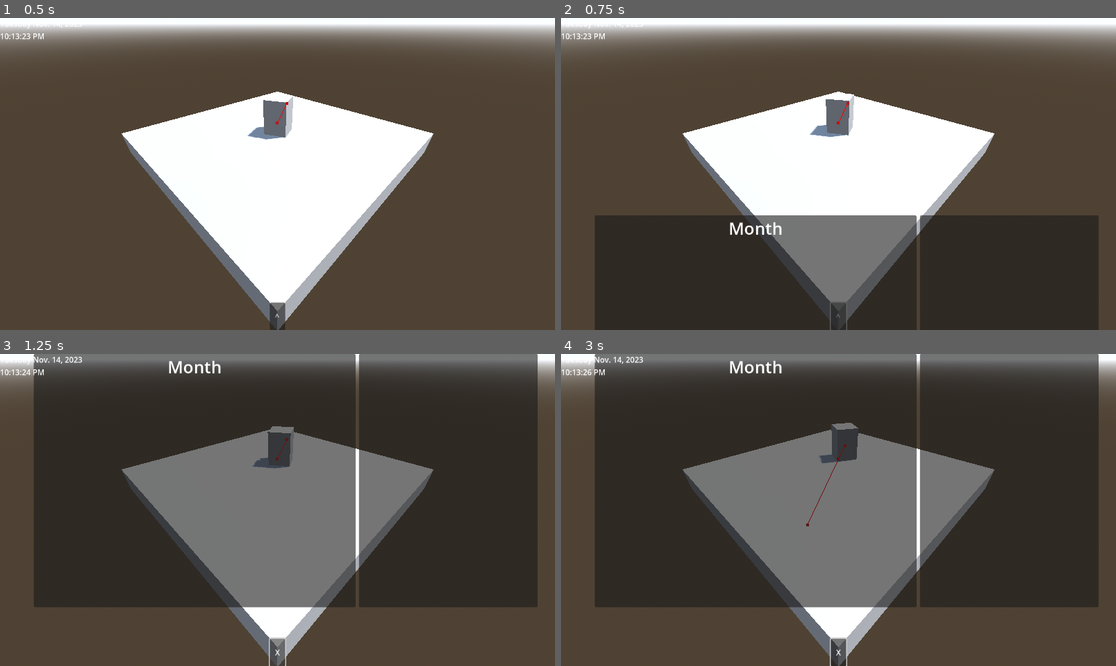
Above: before the commit, frames 1-4 (two rows, left to right).
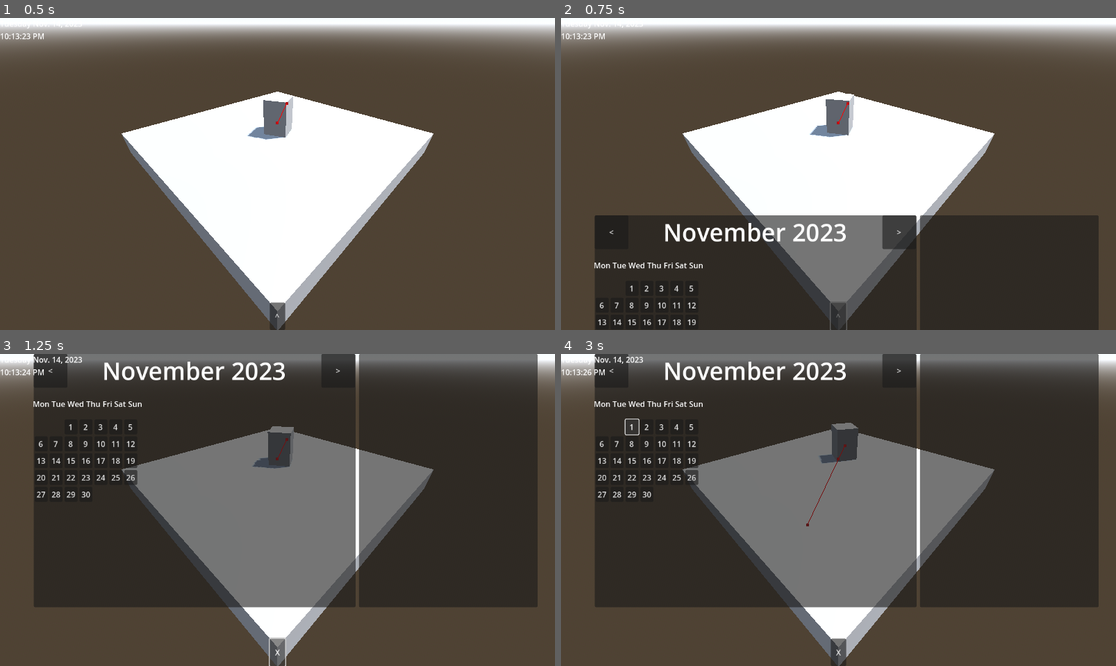
Above: after the commit, the same moments.

Repository: pinklemonadessw/PalPlanner
Game: Godot game, scene res://NavAlpha.tscn
Same seed, same stepped clock (60 frames per second), same inputs: the game is played once before the commit and once after it.
Inputs (mouse positions are in pixels of both pictures, inside the frame that each line leads up to):
- Up to frame 1 (0.5 s): no input
- Up to frame 2 (0.75 s): click "^" at 0.5 s
- Up to frame 3 (1.25 s): no input
- Up to frame 4 (3 s): click (610, 369) at 1.25 s, where only the run after the commit has a clickable "<"; click (899, 369) at 2 s, where only the run after the commit has a clickable ">"; click (633, 425) at 2.75 s, where only the run after the commit has a clickable "1"

Frame 1 is identical in both runs. In frame 2, 1.9% of the frame differs, in the area x 6-64%, y 63-99%; in frame 3, 2.3%; in frame 4, 2.4%, in the area x 6-64%, y 0-100%.

Commit message:
Updating calendar

Diff:
--- a/NavAlpha.tscn
+++ b/NavAlpha.tscn
@@ -7,6 +7,7 @@
 [ext_resource type="Texture2D" uid="uid://uu28ry26477q" path="res://assets/GUI/ADDBALLCLICK.png" id="5_hh0ix"]
 [ext_resource type="Script" path="res://add_ball_button.gd" id="6_l4l38"]
 [ext_resource type="Script" path="res://control.gd" id="7_3bxgt"]
+[ext_resource type="Script" path="res://calendar_panel.gd" id="8_hik4u"]
 
 [sub_resource type="NavigationMesh" id="NavigationMesh_7ake1"]
 vertices = PackedVector3Array(-4.5, 0.5, -4.5, -4.5, 0.5, 4.5, 4.5, 0.5, 4.5, 4.5, 0.5, -4.5)
@@ -28,8 +29,12 @@
 
 [sub_resource type="GDScript" id="GDScript_c1q4s"]
 
-[sub_resource type="LabelSettings" id="LabelSettings_c4era"]
-font_size = 35
+[sub_resource type="LabelSettings" id="LabelSettings_43jsm"]
+font_size = 50
+
+[sub_resource type="GDScript" id="GDScript_uufau"]
+script/source = "extends HBoxContainer
+"
 
 [node name="NavigationRegion3D" type="NavigationRegion3D"]
 navigation_mesh = SubResource("NavigationMesh_7ake1")
@@ -95,21 +100,74 @@
 text = "^"
 
 [node name="CalendarPanel" type="Panel" parent="HUD/Control"]
-offset_left = 70.0
-offset_top = 667.0
-offset_right = 738.0
-offset_bottom = 1193.0
+anchors_preset = -1
+anchor_left = 0.061
+anchor_top = 1.029
+anchor_right = 0.641
+anchor_bottom = 1.841
+offset_left = -0.272003
+offset_top = 0.207947
+offset_right = -0.432007
+offset_bottom = 0.0319824
+grow_horizontal = 2
+script = ExtResource("8_hik4u")
 
 [node name="TaskList" type="Panel" parent="HUD/Control/CalendarPanel"]
-offset_left = 675.0
-offset_right = 1046.0
-offset_bottom = 526.0
+layout_mode = 1
+anchors_preset = -1
+anchor_left = 1.01
+anchor_right = 1.566
+anchor_bottom = 1.0
+offset_left = 0.320007
+offset_right = -0.0880127
 
-[node name="Label" type="Label" parent="HUD/Control/CalendarPanel"]
-layout_mode = 0
-offset_right = 668.0
-offset_bottom = 53.0
-text = "Month"
-label_settings = SubResource("LabelSettings_c4era")
-horizontal_alignment = 1
-vertical_alignment = 1
+[node name="Header" type="HBoxContainer" parent="HUD/Control/CalendarPanel"]
+layout_mode = 1
+anchors_preset = -1
+anchor_right = 1.0
+anchor_bottom = 0.131
+offset_bottom = 1.09399
+grow_horizontal = 2
+grow_vertical = 2
+alignment = 1
+
+[node name="PrevButton" type="Button" parent="HUD/Control/CalendarPanel/Header"]
+custom_minimum_size = Vector2(70, 70)
+layout_mode = 2
+size_flags_horizontal = 2
+text = "<"
+
+[node name="MonthLabel" type="Label" parent="HUD/Control/CalendarPanel/Header"]
+layout_mode = 2
+text = "Month Year"
+label_settings = SubResource("LabelSettings_43jsm")
+
+[node name="NextButton" type="Button" parent="HUD/Control/CalendarPanel/Header"]
+custom_minimum_size = Vector2(70, 70)
+layout_mode = 2
+size_flags_horizontal = 10
+text = ">"
+
+[node name="GridContainer" type="GridContainer" parent="HUD/Control/CalendarPanel"]
+custom_minimum_size = Vector2(50, 50)
+layout_mode = 1
+anchors_preset = -1
+anchor_top = 0.259
+anchor_right = 1.003
+anchor_bottom = 1.0
+offset_left = 2.0
+offset_top = -0.234009
+offset_right = -0.00402832
+columns = 7
+
+[node name="WeekdayContainer" type="HBoxContainer" parent="HUD/Control/CalendarPanel"]
+layout_mode = 1
+anchors_preset = -1
+anchor_top = 0.137
+anchor_right = 0.997
+anchor_bottom = 0.257
+offset_left = -2.0
+offset_top = -0.0620041
+offset_right = 0.00396729
+offset_bottom = -0.182007
+script = SubResource("GDScript_uufau")
--- /dev/null
+++ b/calendar_panel.gd
@@ -0,0 +1,124 @@
+extends Panel
+
+var current_year: int
+var current_month: int
+
+@onready var header_label: Label = $Header/MonthLabel
+@onready var prev_button: Button = $Header/PrevButton
+@onready var next_button: Button = $Header/NextButton
+@onready var grid_container: GridContainer = $GridContainer
+@onready var weekday_container: HBoxContainer = $WeekdayContainer
+
+func _ready():
+	# Get today's date from the system (per Godot 4.3.stable documentation)
+	var date_dict = Time.get_datetime_dict_from_system()
+	current_year = date_dict.year
+	current_month = date_dict.month
+
+	# Connect the previous and next buttons using Godot 4.3 signal connection syntax
+	prev_button.pressed.connect(_on_prev_button_pressed)
+	next_button.pressed.connect(_on_next_button_pressed)
+
+	# Populate the calendar grid
+	update_calendar()
+	add_weekday_labels()
+
+
+func add_weekday_labels():
+	#Weekday names starting on Sunday
+	var weekdays: Array[String] = ["Mon", "Tue", "Wed", "Thu", "Fri", "Sat", "Sun"]
+
+	#Clear existing children
+	for child in weekday_container.get_children():
+		child.queue_free()
+
+	#Create label for each weekday and add it
+	for day in weekdays:
+		var day_label = Label.new()
+		day_label.text = day
+		# Center the text
+		day_label.horizontal_alignment = HORIZONTAL_ALIGNMENT_CENTER
+		weekday_container.add_child(day_label)
+
+func update_calendar():
+	# Update header to display current month and year
+	header_label.text = get_month_name(current_month) + " " + str(current_year)
+
+	# Clear any existing children from the grid container
+	for child in grid_container.get_children():
+		grid_container.remove_child(child)
+		child.queue_free()
+
+	# Calculate the weekday (0 = Monday, 6 = Sunday) for the 1st day of the current month
+	var first_weekday = get_weekday(current_year, current_month, 1)
+
+	# Add blank placeholders so that the first day falls on the correct weekday
+	for i in range(first_weekday):
+		var blank = Control.new()
+		grid_container.add_child(blank)
+
+	# Create a day button for each day in the month
+	var days_in_month = get_days_in_month(current_year, current_month)
+	for day in range(1, days_in_month + 1):
+		var day_button = Button.new()
+		day_button.text = str(day)
+		day_button.name = str(day)
+		# Connect the pressed signal, binding the day as an extra parameter
+		day_button.pressed.connect(Callable(self, "_on_day_button_pressed").bind(day))
+		grid_container.add_child(day_button)
+
+# Returns the weekday index for a given date using Zeller's Congruence.
+# The formula yields: 0 = Monday, 1 = Tuesday, …, 6 = Sunday.
+func get_weekday(year: int, month: int, day: int) -> int:
+	var y = year
+	var m = month
+	if m < 3:
+		m += 12
+		y -= 1
+	var K = y % 100
+	var J = int(y / 100)
+	var h = (day + int((13 * (m + 1)) / 5) + K + int(K / 4) + int(J / 4) + 5 * J) % 7
+	# Convert Zeller's result (0 = Saturday, 1 = Sunday, 2 = Monday, …) so that Monday becomes 0:
+	return (h + 5) % 7
+
+# Returns the number of days in a given month of a given year.
+func get_days_in_month(year: int, month: int) -> int:
+	if month == 2:
+		return 29 if is_leap_year(year) else 28
+	elif month in [4, 6, 9, 11]:
+		return 30
+	else:
+		return 31
+
+# Determines if a year is a leap year.
+func is_leap_year(year: int) -> bool:
+	return (year % 400 == 0) or ((year % 4 == 0) and (year % 100 != 0))
+
+# Returns the full month name (e.g., "January") for a month number.
+func get_month_name(month: int) -> String:
+	var month_names = [
+		"January", "February", "March", "April", "May", "June",
+		"July", "August", "September", "October", "November", "December"
+	]
+	return month_names[month - 1]
+
+# Called when the previous button is pressed.
+func _on_prev_button_pressed():
+	current_month -= 1
+	if current_month < 1:
+		current_month = 12
+		current_year -= 1
+	update_calendar()
+
+# Called when the next button is pressed.
+func _on_next_button_pressed():
+	current_month += 1
+	if current_month > 12:
+		current_month = 1
+		current_year += 1
+	update_calendar()
+
+# Called when a day button is pressed; 'day' is the day number.
+func _on_day_button_pressed(day: int):
+	print("Day selected: ", day)
+	# Here you can load or display tasks for the selected day.
Not shown: 1 places in NavAlpha.tscn that only renumber resources
